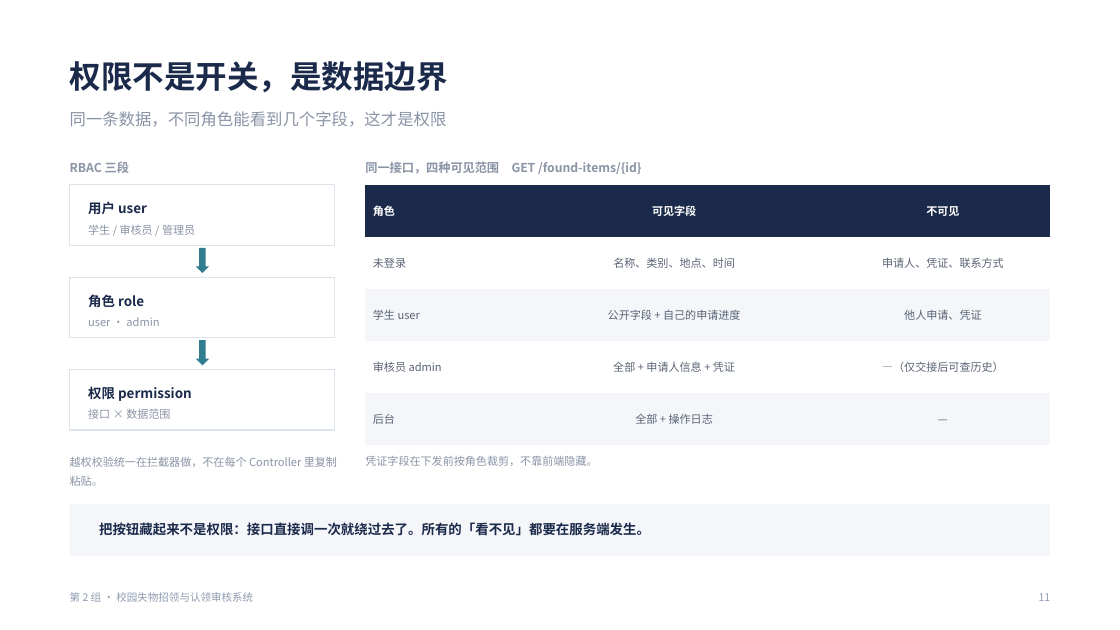
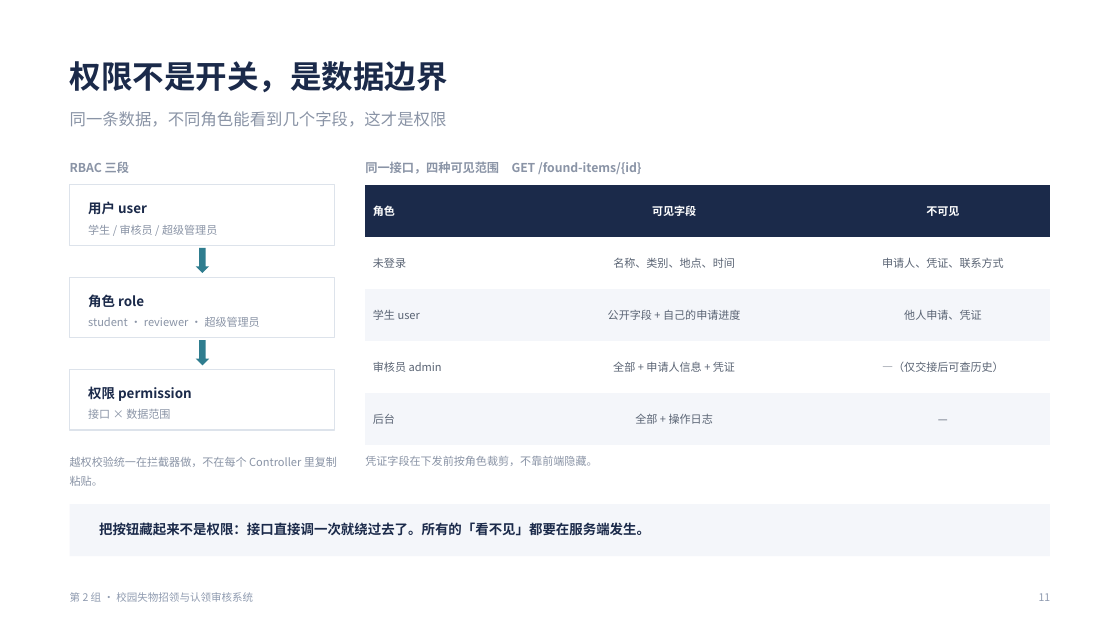
Before and after one commit to wbdgbkbdjsj/campus-lost-and-found, a slide deck: slide 11 of 校园失物招领-第2组/doc/25-答辩PPT-第2组.pptx. Drawn at 1120x630 pixels with LibreOffice and Linux fonts; fonts in the diff are those of the drawing. Boxes give left, top, right and bottom in pixels: in the first picture for what was removed or moved away, otherwise in the second. Text is boxed around its words. In the diff, an @@ line names an element or a change of style, - is before the commit and + after.

```diff
--- a/校园失物招领-第2组/doc/25-答辩PPT-第2组.pptx
+++ b/校园失物招领-第2组/doc/25-答辩PPT-第2组.pptx
@@ text at bbox=[88, 225, 217, 235]: text changed @@
-学生 / 审核员 / 管理员
+学生 / 审核员 / 超级管理员
@@ text at bbox=[88, 317, 260, 327]: text changed @@
-user · admin
+student · reviewer · 超级管理员
```
Also in this commit, not shown: 7 other slides changed, 13 other files.
